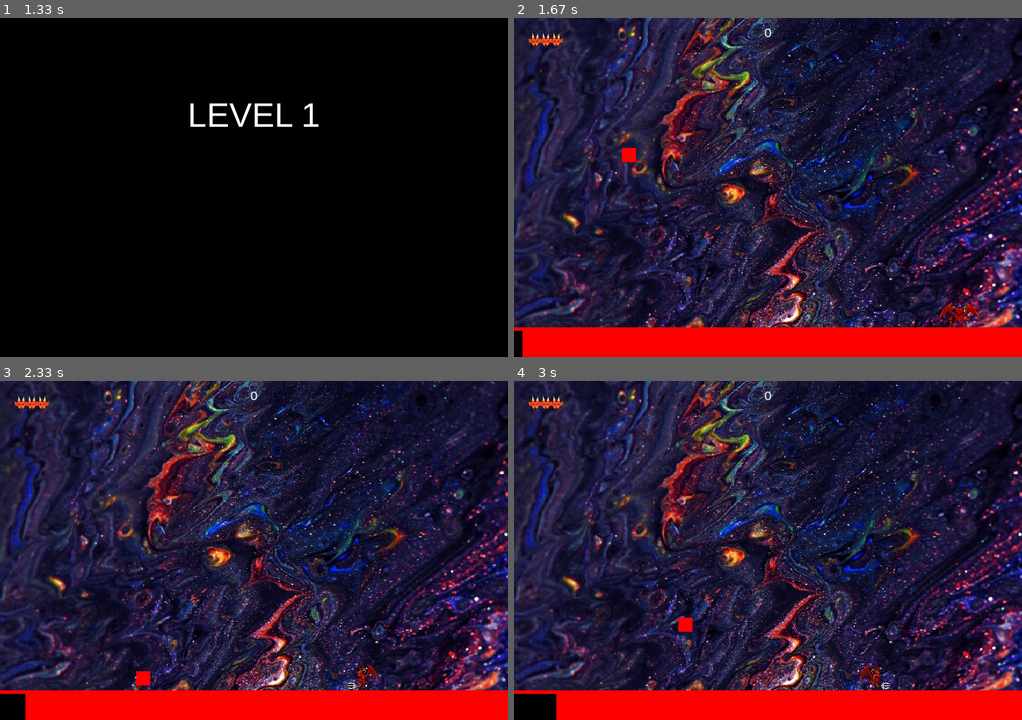
Above: before the commit, frames 1-4 (two rows, left to right).
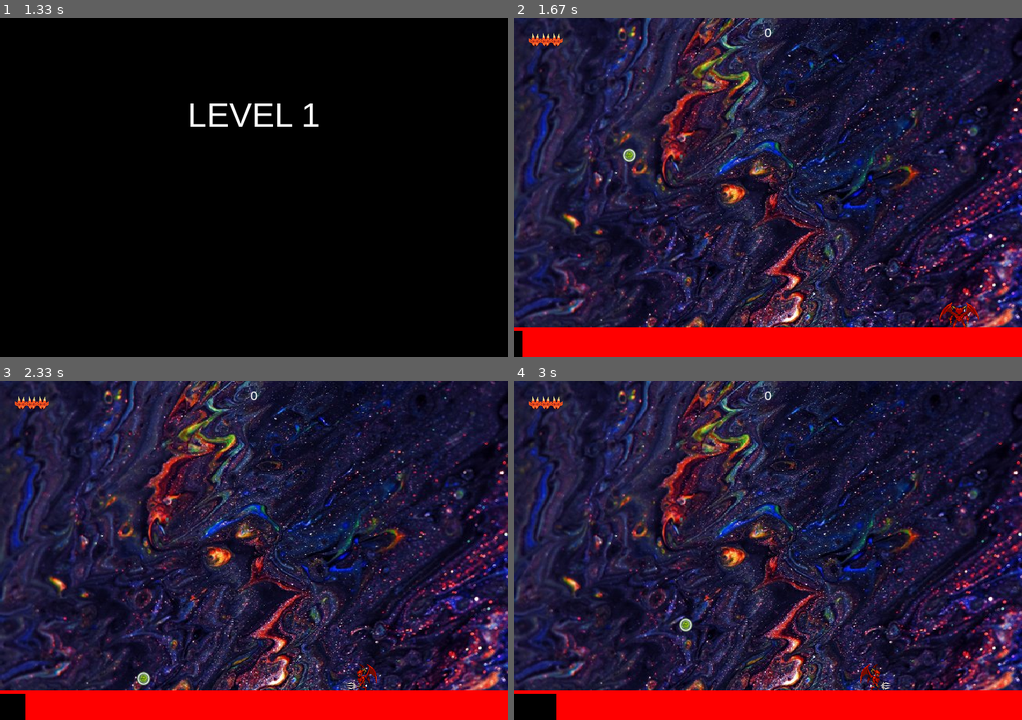
Above: after the commit, the same moments.

Repository: ratchek/bubble-trouble-pygame
Game: pygame game, started from src/game.py
Two runs of this game, one before a commit and one after it. Both use one fixed random seed, a clock stepped at 60 frames per second and the inputs below.
Inputs:
- Up to frame 1 (1.33 s): tap Enter at 0.33 s; hold Right from 1.17 s (still down)
- Up to frame 2 (1.67 s): release Right at 1.63 s
- Up to frame 3 (2.33 s): hold Left 1.67-2.2 s; hold Left from 2.23 s (still down)
- Up to frame 4 (3 s): release Left at 2.63 s; hold Right from 2.67 s (still down)

Frame 1 is identical in both runs. In frame 2, 0.1% of the frame differs, in the area x 21-25%, y 38-43%; in frame 3, 0.1%; in frame 4, 0.1%.

Commit message:
Update art (bubbles)

Diff:
--- a/src/bubble.py
+++ b/src/bubble.py
@@ -10,7 +10,7 @@
         super().__init__()
         self.stage = stage
         sprite_sheet = Spritesheet()
-        self.image = sprite_sheet.get_image("bubble_"+ color, BUBBLE_SIZES[stage])
+        self.image = sprite_sheet.get_image("orb"+ color, BUBBLE_SIZES[stage])
         self.color = color
         self.rect = self.image.get_rect()
         self.rect.center = (x,y)
--- a/src/levels.py
+++ b/src/levels.py
@@ -7,7 +7,7 @@
                         "x": WIDTH/5,
                         "y": 160,
                         "stage": 1,
-                        "color": "green",
+                        "color": "1",
                         "speed_x": BUBBLE_HORIZONTAL_SPEED,
                         "speed_y": 0,
                         },
@@ -25,7 +25,7 @@
                         "x": WIDTH/5,
                         "y": 60,
                         "stage": 2,
-                        "color": "orange",
+                        "color": "5",
                         "speed_x": BUBBLE_HORIZONTAL_SPEED,
                         "speed_y": 0,
                         },
@@ -42,7 +42,7 @@
                         "x": WIDTH/2,
                         "y": 160,
                         "stage": 3,
-                        "color": "green",
+                        "color": "1",
                         "speed_x": BUBBLE_HORIZONTAL_SPEED*2,
 
                         "speed_y": 0,
@@ -51,7 +51,7 @@
                         "x": WIDTH/4,
                         "y": 100,
                         "stage": 2,
-                        "color": "blue",
+                        "color": "3",
                         "speed_x": BUBBLE_HORIZONTAL_SPEED,
                         "speed_y": 0,
                         },
@@ -59,7 +59,7 @@
                         "x": 3* WIDTH/4,
                         "y": 100,
                         "stage": 2,
-                        "color": "yellow",
+                        "color": "4",
                         "speed_x": -1 * BUBBLE_HORIZONTAL_SPEED,
                         "speed_y": 0,
                         },
@@ -76,39 +76,39 @@
                         "x": WIDTH/5,
                         "y": 60,
                         "stage": 2,
-                        "color": "blue",
-                        "speed_x": BUBBLE_HORIZONTAL_SPEED,
-                        "speed_y": 0,
-                        },
-                        {
-                        "x": WIDTH/5 + 1*(10 + BUBBLE_SIZES[2]),
-                        "y": 60,
-                        "stage": 2,
-                        "color": "yellow",
-                        "speed_x": BUBBLE_HORIZONTAL_SPEED,
-                        "speed_y": 0,
-                        },
-                        {
-                        "x": WIDTH/5 + 2*(10 + BUBBLE_SIZES[2]),
-                        "y": 60,
-                        "stage": 2,
-                        "color": "blue",
-                        "speed_x": BUBBLE_HORIZONTAL_SPEED,
-                        "speed_y": 0,
-                        },
-                        {
-                        "x": WIDTH/5 + 3*(10 + BUBBLE_SIZES[2]),
-                        "y": 60,
-                        "stage": 2,
-                        "color": "yellow",
-                        "speed_x": BUBBLE_HORIZONTAL_SPEED,
-                        "speed_y": 0,
-                        },
-                        {
-                        "x": WIDTH/5 + 4*( 10 + BUBBLE_SIZES[2]),
-                        "y": 60,
-                        "stage": 2,
-                        "color": "blue",
+                        "color": "3",
+                        "speed_x": BUBBLE_HORIZONTAL_SPEED,
+                        "speed_y": 0,
+                        },
+                        {
+                        "x": WIDTH/5 + 1*(10 + BUBBLE_SIZES[2]),
+                        "y": 60,
+                        "stage": 2,
+                        "color": "4",
+                        "speed_x": BUBBLE_HORIZONTAL_SPEED,
+                        "speed_y": 0,
+                        },
+                        {
+                        "x": WIDTH/5 + 2*(10 + BUBBLE_SIZES[2]),
+                        "y": 60,
+                        "stage": 2,
+                        "color": "3",
+                        "speed_x": BUBBLE_HORIZONTAL_SPEED,
+                        "speed_y": 0,
+                        },
+                        {
+                        "x": WIDTH/5 + 3*(10 + BUBBLE_SIZES[2]),
+                        "y": 60,
+                        "stage": 2,
+                        "color": "4",
+                        "speed_x": BUBBLE_HORIZONTAL_SPEED,
+                        "speed_y": 0,
+                        },
+                        {
+                        "x": WIDTH/5 + 4*( 10 + BUBBLE_SIZES[2]),
+                        "y": 60,
+                        "stage": 2,
+                        "color": "3",
                         "speed_x": BUBBLE_HORIZONTAL_SPEED,
                         "speed_y": 0,
                         },
@@ -125,7 +125,7 @@
                         "x": WIDTH/5,
                         "y": 160,
                         "stage": 2,
-                        "color": "blue",
+                        "color": "3",
                         "speed_x": BUBBLE_HORIZONTAL_SPEED,
                         "speed_y": 0,
                         },
@@ -133,7 +133,7 @@
                         "x": WIDTH/5 + 1*(10 + BUBBLE_SIZES[2]),
                         "y": 180,
                         "stage": 2,
-                        "color": "yellow",
+                        "color": "4",
                         "speed_x": BUBBLE_HORIZONTAL_SPEED,
                         "speed_y": 0,
                         },
@@ -141,7 +141,7 @@
                         "x": WIDTH/5 + 2*(10 + BUBBLE_SIZES[2]),
                         "y": 200,
                         "stage": 2,
-                        "color": "blue",
+                        "color": "3",
                         "speed_x": BUBBLE_HORIZONTAL_SPEED,
                         "speed_y": 0,
                         },
@@ -149,7 +149,7 @@
                         "x": WIDTH/5 + 3*(10 + BUBBLE_SIZES[2]),
                         "y": 220,
                         "stage": 2,
-                        "color": "yellow",
+                        "color": "4",
                         "speed_x": BUBBLE_HORIZONTAL_SPEED,
                         "speed_y": 0,
                         },
@@ -157,7 +157,7 @@
                         "x": WIDTH/5 + 4*( 10 + BUBBLE_SIZES[2]),
                         "y": 240,
                         "stage": 2,
-                        "color": "blue",
+                        "color": "3",
                         "speed_x": BUBBLE_HORIZONTAL_SPEED,
                         "speed_y": 0,
                         },
@@ -174,39 +174,39 @@
                         "x": WIDTH/5,
                         "y": 60,
                         "stage": 2,
-                        "color": "blue",
-                        "speed_x": BUBBLE_HORIZONTAL_SPEED,
-                        "speed_y": 0,
-                        },
-                        {
-                        "x": WIDTH/5 + 1*(10 + BUBBLE_SIZES[2]),
-                        "y": 160,
-                        "stage": 2,
-                        "color": "yellow",
-                        "speed_x": BUBBLE_HORIZONTAL_SPEED,
-                        "speed_y": 0,
-                        },
-                        {
-                        "x": WIDTH/5 + 2*(10 + BUBBLE_SIZES[2]),
-                        "y": 60,
-                        "stage": 2,
-                        "color": "blue",
-                        "speed_x": BUBBLE_HORIZONTAL_SPEED,
-                        "speed_y": 0,
-                        },
-                        {
-                        "x": WIDTH/5 + 3*(10 + BUBBLE_SIZES[2]),
-                        "y": 160,
-                        "stage": 2,
-                        "color": "yellow",
-                        "speed_x": BUBBLE_HORIZONTAL_SPEED,
-                        "speed_y": 0,
-                        },
-                        {
-                        "x": WIDTH/5 + 4*( 10 + BUBBLE_SIZES[2]),
-                        "y": 60,
-                        "stage": 2,
-                        "color": "blue",
+                        "color": "3",
+                        "speed_x": BUBBLE_HORIZONTAL_SPEED,
+                        "speed_y": 0,
+                        },
+                        {
+                        "x": WIDTH/5 + 1*(10 + BUBBLE_SIZES[2]),
+                        "y": 160,
+                        "stage": 2,
+                        "color": "4",
+                        "speed_x": BUBBLE_HORIZONTAL_SPEED,
+                        "speed_y": 0,
+                        },
+                        {
+                        "x": WIDTH/5 + 2*(10 + BUBBLE_SIZES[2]),
+                        "y": 60,
+                        "stage": 2,
+                        "color": "3",
+                        "speed_x": BUBBLE_HORIZONTAL_SPEED,
+                        "speed_y": 0,
+                        },
+                        {
+                        "x": WIDTH/5 + 3*(10 + BUBBLE_SIZES[2]),
+                        "y": 160,
+                        "stage": 2,
+                        "color": "4",
+                        "speed_x": BUBBLE_HORIZONTAL_SPEED,
+                        "speed_y": 0,
+                        },
+                        {
+                        "x": WIDTH/5 + 4*( 10 + BUBBLE_SIZES[2]),
+                        "y": 60,
+                        "stage": 2,
+                        "color": "3",
                         "speed_x": BUBBLE_HORIZONTAL_SPEED,
                         "speed_y": 0,
                         },
@@ -223,7 +223,7 @@
                         "x": WIDTH/5,
                         "y": 240,
                         "stage": 2,
-                        "color": "blue",
+                        "color": "3",
                         "speed_x": BUBBLE_HORIZONTAL_SPEED,
                         "speed_y": 0,
                         },
@@ -231,7 +231,7 @@
                         "x": WIDTH/5 + 1*(10 + BUBBLE_SIZES[2]),
                         "y": 220,
                         "stage": 2,
-                        "color": "purple",
+                        "color": "7",
                         "speed_x": BUBBLE_HORIZONTAL_SPEED,
                         "speed_y": 0,
                         },
@@ -239,7 +239,7 @@
                         "x": WIDTH/5 + 2*(10 + BUBBLE_SIZES[2]),
                         "y": 200,
                         "stage": 2,
-                        "color": "blue",
+                        "color": "3",
                         "speed_x": BUBBLE_HORIZONTAL_SPEED,
                         "speed_y": 0,
                         },
@@ -247,15 +247,15 @@
                         "x": WIDTH/5 + 3*(10 + BUBBLE_SIZES[2]),
                         "y": 180,
                         "stage": 2,
-                        "color": "purple",
-                        "speed_x": BUBBLE_HORIZONTAL_SPEED,
-                        "speed_y": 0,
-                        },
-                        {
-                        "x": WIDTH/5 + 4*( 10 + BUBBLE_SIZES[2]),
-                        "y": 160,
-                        "stage": 2,
-                        "color": "blue",
+                        "color": "7",
+                        "speed_x": BUBBLE_HORIZONTAL_SPEED,
+                        "speed_y": 0,
+                        },
+                        {
+                        "x": WIDTH/5 + 4*( 10 + BUBBLE_SIZES[2]),
+                        "y": 160,
+                        "stage": 2,
+                        "color": "3",
                         "speed_x": BUBBLE_HORIZONTAL_SPEED,
                         "speed_y": 0,
                         },
--- a/src/spritesheet.py
+++ b/src/spritesheet.py
@@ -18,9 +18,9 @@
             sprite_data = sprite_data["frames"]
             Spritesheet.sprite_coords = {}
             for key, sprite in sprite_data.items():
-                print(sprite)
+                #print(sprite)
                 name = key.split(".")[0]
-                print(name)
+                #print(name)
                 sprite_frame = sprite["frame"]
                 """
                 if sprite["f"] in SPRITES_USED:
@@ -31,18 +31,19 @@
                 Spritesheet.sprite_coords[name] = (sprite_frame["x"], sprite_frame["y"], sprite_frame["w"], sprite_frame["h"],)
 
     def get_image(self, sprite_name, desired_height):
-        try:
-            # grab an image out of a larger spritesheet
-            x, y, width, height = Spritesheet.sprite_coords[sprite_name]
-            image = pygame.Surface((width, height))
-            image.set_colorkey(BLACK)
-            image.blit(Spritesheet.sprite_sheet, (0, 0), (x, y, width, height))
-            # scale to desired height, keeping aspect ratio
-            new_width = width * desired_height / height
-            scaled_image = pygame.transform.scale(image, (new_width, desired_height))
+        # grab an image out of a larger spritesheet
+        x, y, width, height = Spritesheet.sprite_coords[sprite_name]
+        image = pygame.Surface((width, height))
+        image.set_colorkey(BLACK)
+        image.blit(Spritesheet.sprite_sheet, (0, 0), (x, y, width, height))
+        # scale to desired height, keeping aspect ratio
+        new_width = width * desired_height / height
+        scaled_image = pygame.transform.scale(image, (new_width, desired_height))
+        """
         except:
             scaled_image = pygame.Surface((desired_height, desired_height))
             pygame.draw.rect(scaled_image, RED, pygame.Rect(0,0,desired_height,desired_height))
+        """
         return scaled_image
 
     def get_harpoon_image(self, height):
